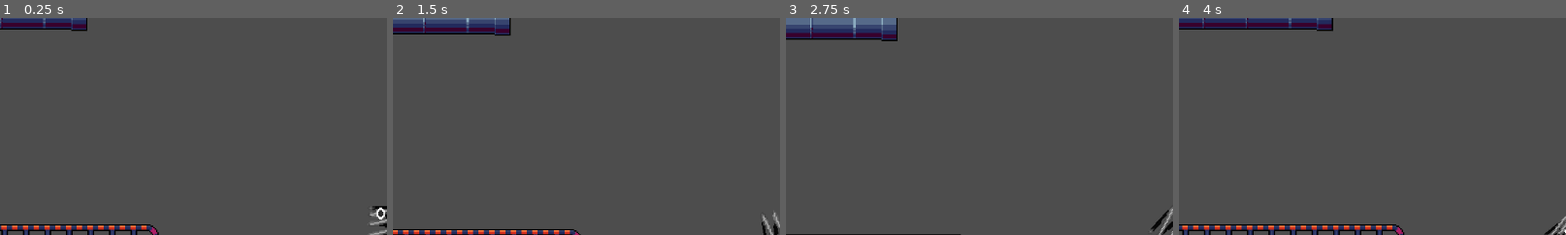
Above: before the commit, frames 1-4 (left to right).
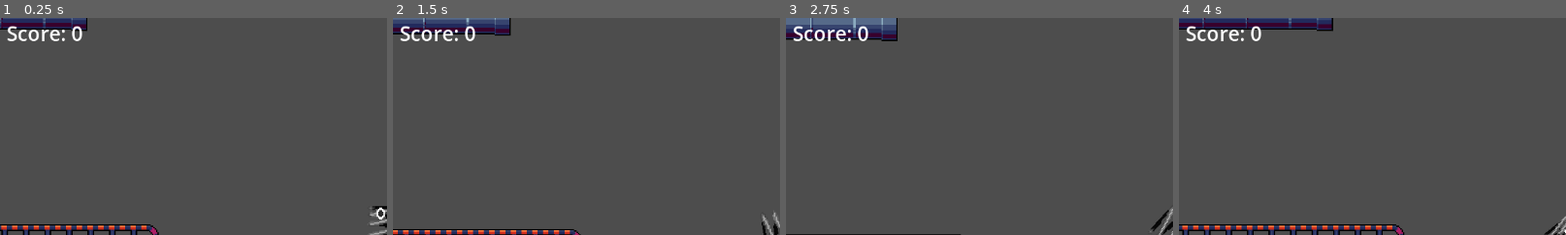
Above: after the commit, the same moments.

Repository: BenRoth0/Sprung
Game: Godot game, scene res://game.tscn
The game is run twice, just before and just after one commit, with the same random seed, the same clock (stepped at 60 frames per second) and the same inputs.
Inputs:
- Up to frame 1 (0.25 s): no input
- Up to frame 2 (1.5 s): hold Right (right) 0.53-1.28 s; tap Up (open, bound only after the commit) at 0.6 s; hold Left (left) from 1.28 s (still down); tap Space (compress) at 1.35 s
- Up to frame 3 (2.75 s): tap Up (open, bound only after the commit) at 1.55, 2.1 s; release Left (left) at 2.03 s; hold Right (right) from 2.03 s (still down)
- Up to frame 4 (4 s): tap Up (open, bound only after the commit) at 2.85, 3.8 s; release Right (right) at 3.53 s; hold Left (left) from 3.53 s (still down); hold Space (compress) from 3.53 s (still down)
The pictures show only the part of the screen within x 0-50%, y 1-51%; the shares and areas given below are measured in that part.

The runs differ from the first frame. In frame 1, 0.6% of the frame differs, in the area x 1-22%, y 3-11%; in frame 2, 0.6%; in frame 3, 0.6%; in frame 4, 0.6%.

Commit message:
Added openable objects and the HUD and GameManager autoloads.

Diff:
--- /dev/null
+++ b/Sprung/Autoload/game_manager.gd
@@ -0,0 +1,9 @@
+# GameManager.gd (autoloaded)
+extends Node;
+
+signal score_updated(new_score); # Tells any HUDs to update.
+var score:int = 0;
+
+func add_point():
+	score += 1;
+	emit_signal("score_updated", score);
--- /dev/null
+++ b/Sprung/Autoload/hud.gd
@@ -0,0 +1,9 @@
+extends CanvasLayer
+
+@onready var score: Label = %Score
+
+func _ready():
+	GameManager.score_updated.connect(update_score);
+
+func update_score(new_score):
+	score.text = "Score: " + str(new_score);
--- /dev/null
+++ b/Sprung/Autoload/hud.tscn
@@ -0,0 +1,19 @@
+[gd_scene load_steps=3 format=3 uid="uid://btwsr402vpxlk"]
+
+[ext_resource type="Script" uid="uid://cvqxv5gaxqsop" path="res://Autoload/hud.gd" id="1_pp0s8"]
+
+[sub_resource type="LabelSettings" id="LabelSettings_hifjx"]
+font_size = 30
+
+[node name="HUD" type="CanvasLayer"]
+script = ExtResource("1_pp0s8")
+
+[node name="Score" type="Label" parent="."]
+unique_name_in_owner = true
+offset_left = 10.0
+offset_top = 10.0
+offset_right = 61.0
+offset_bottom = 23.0
+text = "Score: 0"
+label_settings = SubResource("LabelSettings_hifjx")
+metadata/_edit_use_anchors_ = true
--- /dev/null
+++ b/Sprung/Factory/Openable/barrel.tres
@@ -0,0 +1,52 @@
+[gd_resource type="SpriteFrames" load_steps=9 format=3 uid="uid://du8r0hn5iwd28"]
+
+[ext_resource type="Texture2D" uid="uid://bsfg6nsicl1l0" path="res://Factory/3 Objects/Barrel3.png" id="1_s6gtq"]
+[ext_resource type="Texture2D" uid="uid://43mcvecphno" path="res://Factory/3 Objects/Barrel4.png" id="2_05iob"]
+[ext_resource type="Texture2D" uid="uid://biyonjhg7v3bh" path="res://Factory/3 Objects/Barrel1.png" id="3_ovxu6"]
+[ext_resource type="Texture2D" uid="uid://cqjoou11xu3g" path="res://Factory/3 Objects/Barrel2.png" id="4_d8h4r"]
+
+[sub_resource type="AtlasTexture" id="AtlasTexture_7x3ck"]
+atlas = ExtResource("1_s6gtq")
+region = Rect2(0, 0, 18, 26)
+
+[sub_resource type="AtlasTexture" id="AtlasTexture_vvpk2"]
+atlas = ExtResource("2_05iob")
+region = Rect2(0, 0, 18, 26)
+
+[sub_resource type="AtlasTexture" id="AtlasTexture_vqo61"]
+atlas = ExtResource("4_d8h4r")
+region = Rect2(0, 0, 18, 26)
+
+[sub_resource type="AtlasTexture" id="AtlasTexture_o46vb"]
+atlas = ExtResource("3_ovxu6")
+region = Rect2(0, 0, 18, 26)
+
+[resource]
+animations = [{
+"frames": [{
+"duration": 1.0,
+"texture": SubResource("AtlasTexture_7x3ck")
+}, {
+"duration": 1.0,
+"texture": SubResource("AtlasTexture_vvpk2")
+}],
+"loop": true,
+"name": &"broken",
+"speed": 5.0
+}, {
+"frames": [{
+"duration": 1.0,
+"texture": SubResource("AtlasTexture_vqo61")
+}],
+"loop": true,
+"name": &"closed",
+"speed": 5.0
+}, {
+"frames": [{
+"duration": 1.0,
+"texture": SubResource("AtlasTexture_o46vb")
+}],
+"loop": true,
+"name": &"open",
+"speed": 5.0
+}]
--- /dev/null
+++ b/Sprung/Factory/Openable/box.tres
@@ -0,0 +1,52 @@
+[gd_resource type="SpriteFrames" load_steps=9 format=3 uid="uid://blm688h45f6f"]
+
+[ext_resource type="Texture2D" uid="uid://cjylss7ojeagt" path="res://Factory/3 Objects/Box6.png" id="1_tup8x"]
+[ext_resource type="Texture2D" uid="uid://cmm5atknet63s" path="res://Factory/3 Objects/Box7.png" id="2_ojy43"]
+[ext_resource type="Texture2D" uid="uid://s54dgnih1rjo" path="res://Factory/3 Objects/Box3.png" id="3_3onns"]
+[ext_resource type="Texture2D" uid="uid://djyr8jvag2atd" path="res://Factory/3 Objects/Box5.png" id="4_jhkax"]
+
+[sub_resource type="AtlasTexture" id="AtlasTexture_gtn7o"]
+atlas = ExtResource("1_tup8x")
+region = Rect2(0, 0, 32, 32)
+
+[sub_resource type="AtlasTexture" id="AtlasTexture_q56oy"]
+atlas = ExtResource("2_ojy43")
+region = Rect2(0, 0, 32, 32)
+
+[sub_resource type="AtlasTexture" id="AtlasTexture_26kg4"]
+atlas = ExtResource("3_3onns")
+region = Rect2(0, 0, 32, 32)
+
+[sub_resource type="AtlasTexture" id="AtlasTexture_rqirj"]
+atlas = ExtResource("4_jhkax")
+region = Rect2(0, 0, 32, 32)
+
+[resource]
+animations = [{
+"frames": [{
+"duration": 1.0,
+"texture": SubResource("AtlasTexture_gtn7o")
+}, {
+"duration": 1.0,
+"texture": SubResource("AtlasTexture_q56oy")
+}],
+"loop": false,
+"name": &"broken",
+"speed": 5.0
+}, {
+"frames": [{
+"duration": 1.0,
+"texture": SubResource("AtlasTexture_26kg4")
+}],
+"loop": true,
+"name": &"closed",
+"speed": 5.0
+}, {
+"frames": [{
+"duration": 1.0,
+"texture": SubResource("AtlasTexture_rqirj")
+}],
+"loop": true,
+"name": &"open",
+"speed": 5.0
+}]
--- a/Sprung/game.tscn
+++ b/Sprung/game.tscn
@@ -1,5 +1,6 @@
-[gd_scene load_steps=167 format=4 uid="uid://d2mu4xc7h2c1c"]
-
+[gd_scene load_steps=163 format=4 uid="uid://d2mu4xc7h2c1c"]
+
+[ext_resource type="Script" uid="uid://rxt15nipjdl7" path="res://Autoload/game_manager.gd" id="1_66xay"]
 [ext_resource type="Texture2D" uid="uid://btwar7a8yffp5" path="res://Factory/1 Tiles/IndustrialTile_02.png" id="2_0s2o4"]
 [ext_resource type="PackedScene" uid="uid://ddumuctkhmk3y" path="res://spring.tscn" id="2_e2o6t"]
 [ext_resource type="Texture2D" uid="uid://bmv3uxl3y5tfu" path="res://Factory/1 Tiles/IndustrialTile_03.png" id="3_4mai8"]
@@ -40,10 +41,6 @@
 [ext_resource type="Texture2D" uid="uid://cv0i6o6t71n5x" path="res://Factory/1 Tiles/IndustrialTile_79.png" id="38_wys8s"]
 [ext_resource type="Texture2D" uid="uid://b66yna8b11rfi" path="res://Factory/3 Objects/0.png" id="39_qw5ky"]
 [ext_resource type="Texture2D" uid="uid://og0odhxn0dox" path="res://Factory/3 Objects/1.png" id="40_vbt48"]
-[ext_resource type="Texture2D" uid="uid://biyonjhg7v3bh" path="res://Factory/3 Objects/Barrel1.png" id="41_mcyeq"]
-[ext_resource type="Texture2D" uid="uid://cqjoou11xu3g" path="res://Factory/3 Objects/Barrel2.png" id="42_g8r2m"]
-[ext_resource type="Texture2D" uid="uid://bsfg6nsicl1l0" path="res://Factory/3 Objects/Barrel3.png" id="43_08xsp"]
-[ext_resource type="Texture2D" uid="uid://43mcvecphno" path="res://Factory/3 Objects/Barrel4.png" id="44_m03w6"]
 [ext_resource type="Texture2D" uid="uid://cexn7c083iws" path="res://Factory/3 Objects/Bench.png" id="45_end4x"]
 [ext_resource type="Texture2D" uid="uid://cs10oe4sb3e0j" path="res://Factory/3 Objects/Board1.png" id="46_d3lbn"]
 [ext_resource type="Texture2D" uid="uid://ddx1xvymu523q" path="res://Factory/3 Objects/Board2.png" id="47_0cg25"]
@@ -79,8 +76,11 @@
 [ext_resource type="Texture2D" uid="uid://dkfljgokgjdyq" path="res://Factory/3 Objects/Pointer2.png" id="77_px3hy"]
 [ext_resource type="Texture2D" uid="uid://bdlbbxeqnykpf" path="res://Factory/3 Objects/5.png" id="78_8f8qe"]
 [ext_resource type="Texture2D" uid="uid://buc2geuctko3a" path="res://Factory/3 Objects/6.png" id="79_ke0um"]
+[ext_resource type="PackedScene" uid="uid://dw082wvvtiqpb" path="res://openable.tscn" id="79_svdf4"]
+[ext_resource type="SpriteFrames" uid="uid://blm688h45f6f" path="res://Factory/Openable/box.tres" id="80_lh772"]
 [ext_resource type="Texture2D" uid="uid://c8k5xdtivrmwx" path="res://Factory/3 Objects/7.png" id="80_o3erk"]
 [ext_resource type="Texture2D" uid="uid://bliyrwmuaeke7" path="res://Factory/3 Objects/8.png" id="81_8vmfi"]
+[ext_resource type="SpriteFrames" uid="uid://du8r0hn5iwd28" path="res://Factory/Openable/barrel.tres" id="82_0s2o4"]
 [ext_resource type="Texture2D" uid="uid://cbux6wxv4mppl" path="res://Factory/3 Objects/9.png" id="82_u8w2r"]
 
 [sub_resource type="WorldBoundaryShape2D" id="WorldBoundaryShape2D_7jktm"]
@@ -334,32 +334,19 @@
 
 [sub_resource type="TileSetAtlasSource" id="TileSetAtlasSource_asx6p"]
 texture = ExtResource("39_qw5ky")
+margins = Vector2i(0, 3)
 texture_region_size = Vector2i(32, 32)
 0:0/0 = 0
 
 [sub_resource type="TileSetAtlasSource" id="TileSetAtlasSource_fcb4t"]
 texture = ExtResource("40_vbt48")
-texture_region_size = Vector2i(32, 32)
-0:0/0 = 0
-
-[sub_resource type="TileSetAtlasSource" id="TileSetAtlasSource_q587k"]
-texture = ExtResource("41_mcyeq")
-texture_region_size = Vector2i(32, 32)
-
-[sub_resource type="TileSetAtlasSource" id="TileSetAtlasSource_gu6w2"]
-texture = ExtResource("42_g8r2m")
-texture_region_size = Vector2i(32, 32)
-
-[sub_resource type="TileSetAtlasSource" id="TileSetAtlasSource_efwct"]
-texture = ExtResource("43_08xsp")
-texture_region_size = Vector2i(32, 32)
-
-[sub_resource type="TileSetAtlasSource" id="TileSetAtlasSource_5370x"]
-texture = ExtResource("44_m03w6")
-texture_region_size = Vector2i(32, 32)
+margins = Vector2i(0, 3)
+texture_region_size = Vector2i(32, 32)
+0:0/0 = 0
 
 [sub_resource type="TileSetAtlasSource" id="TileSetAtlasSource_jrysx"]
 texture = ExtResource("45_end4x")
+margins = Vector2i(0, 4)
 texture_region_size = Vector2i(32, 32)
 0:0/0 = 0
 
@@ -390,6 +377,7 @@
 
 [sub_resource type="TileSetAtlasSource" id="TileSetAtlasSource_14k7c"]
 texture = ExtResource("51_5i2ov")
+margins = Vector2i(0, 3)
 texture_region_size = Vector2i(32, 32)
 0:0/0 = 0
 
@@ -425,6 +413,7 @@
 
 [sub_resource type="TileSetAtlasSource" id="TileSetAtlasSource_qje4k"]
 texture = ExtResource("58_lmtqe")
+margins = Vector2i(0, 4)
 texture_region_size = Vector2i(32, 32)
 0:0/0 = 0
 
@@ -445,21 +434,25 @@
 
 [sub_resource type="TileSetAtlasSource" id="TileSetAtlasSource_g7tu2"]
 texture = ExtResource("62_74iwm")
+margins = Vector2i(0, 3)
 texture_region_size = Vector2i(32, 32)
 0:0/0 = 0
 
 [sub_resource type="TileSetAtlasSource" id="TileSetAtlasSource_a7oj8"]
 texture = ExtResource("63_vuo27")
+margins = Vector2i(0, 4)
 texture_region_size = Vector2i(32, 32)
 0:0/0 = 0
 
 [sub_resource type="TileSetAtlasSource" id="TileSetAtlasSource_amry1"]
 texture = ExtResource("64_h17um")
+margins = Vector2i(0, 4)
 texture_region_size = Vector2i(32, 32)
 0:0/0 = 0
 
 [sub_resource type="TileSetAtlasSource" id="TileSetAtlasSource_svbav"]
 texture = ExtResource("65_j7epm")
+margins = Vector2i(0, 4)
 texture_region_size = Vector2i(32, 32)
 0:0/0 = 0
 
@@ -501,6 +494,7 @@
 
 [sub_resource type="TileSetAtlasSource" id="TileSetAtlasSource_v5or7"]
 texture = ExtResource("73_8seav")
+margins = Vector2i(0, 3)
 texture_region_size = Vector2i(32, 32)
 0:0/0 = 0
 
@@ -511,6 +505,7 @@
 
 [sub_resource type="TileSetAtlasSource" id="TileSetAtlasSource_nx0kh"]
 texture = ExtResource("75_bva1w")
+margins = Vector2i(0, 4)
 texture_region_size = Vector2i(32, 32)
 0:0/0 = 0
 
@@ -526,26 +521,31 @@
 
 [sub_resource type="TileSetAtlasSource" id="TileSetAtlasSource_qdb6p"]
 texture = ExtResource("78_8f8qe")
+margins = Vector2i(0, 3)
 texture_region_size = Vector2i(32, 32)
 0:0/0 = 0
 
 [sub_resource type="TileSetAtlasSource" id="TileSetAtlasSource_digpy"]
 texture = ExtResource("79_ke0um")
+margins = Vector2i(0, 3)
 texture_region_size = Vector2i(32, 32)
 0:0/0 = 0
 
 [sub_resource type="TileSetAtlasSource" id="TileSetAtlasSource_7qp31"]
 texture = ExtResource("80_o3erk")
+margins = Vector2i(0, 3)
 texture_region_size = Vector2i(32, 32)
 0:0/0 = 0
 
 [sub_resource type="TileSetAtlasSource" id="TileSetAtlasSource_p7wln"]
 texture = ExtResource("81_8vmfi")
+margins = Vector2i(0, 3)
 texture_region_size = Vector2i(32, 32)
 0:0/0 = 0
 
 [sub_resource type="TileSetAtlasSource" id="TileSetAtlasSource_3pogu"]
 texture = ExtResource("82_u8w2r")
+margins = Vector2i(0, 3)
 texture_region_size = Vector2i(32, 32)
 0:0/0 = 0
 
@@ -561,10 +561,6 @@
 sources/7 = SubResource("TileSetAtlasSource_7qp31")
 sources/8 = SubResource("TileSetAtlasSource_p7wln")
 sources/9 = SubResource("TileSetAtlasSource_3pogu")
-sources/10 = SubResource("TileSetAtlasSource_q587k")
-sources/11 = SubResource("TileSetAtlasSource_gu6w2")
-sources/12 = SubResource("TileSetAtlasSource_efwct")
-sources/13 = SubResource("TileSetAtlasSource_5370x")
 sources/14 = SubResource("TileSetAtlasSource_jrysx")
 sources/15 = SubResource("TileSetAtlasSource_vsl7k")
 sources/16 = SubResource("TileSetAtlasSource_3dopg")
@@ -597,6 +593,7 @@
 sources/43 = SubResource("TileSetAtlasSource_vtlbm")
 
 [node name="Game" type="Node2D"]
+script = ExtResource("1_66xay")
 
 [node name="WorldBoundaryBottom" type="StaticBody2D" parent="."]
 position = Vector2(-1, 162)
@@ -648,5 +645,20 @@
 tile_set = SubResource("TileSet_0xutx")
 
 [node name="TileMapLayer2" type="TileMapLayer" parent="."]
-tile_map_data = PackedByteArray("AAAQAPz/KAAAAAAAAAAHAP//IgA …(207 unchanged characters)… AAAAAAAAD0////GwAAAAAAAAAMAPn/GQAAAAAAAADv////FAAAAAAAAAAPAPz/DgAAAAAAAADw////KwAAAAAAAAA=")
+tile_map_data = PackedByteArray("AAAQAPz/KAAAAAAAAAAHAP//IgA …(207 unchanged characters)… AAAAAAAAD0////GwAAAAAAAAAMAPn/GQAAAAAAAAAPAPz/DgAAAAAAAADw////KwAAAAAAAAA=")
 tile_set = SubResource("TileSet_c537f")
+
+[node name="Openable" parent="." instance=ExtResource("79_svdf4")]
+position = Vector2(-524, -16)
+sprite_frames = ExtResource("80_lh772")
+initial_state = 1
+
+[node name="Openable2" parent="." instance=ExtResource("79_svdf4")]
+position = Vector2(420, -112)
+sprite_frames = ExtResource("80_lh772")
+initial_state = 1
+
+[node name="Openable3" parent="." instance=ExtResource("79_svdf4")]
+position = Vector2(127, -367)
+sprite_frames = ExtResource("82_0s2o4")
+initial_state = 1
--- /dev/null
+++ b/Sprung/openable.gd
@@ -0,0 +1,48 @@
+class_name Openable;
+extends Node2D;
+# So different looks can be applied. Should have the open, closed, and broken animations.
+@export var sprite_frames: SpriteFrames
+@export var initial_state:State;
+# Internal state
+enum State { # each state animation needs to be named exactly the same as the state.
+	open,
+	closed,
+	broken
+}
+var cur_state:State;
+var player_in_area:bool=false;
+# Child nodes.
+@onready var animated_sprite: AnimatedSprite2D = $AnimatedSprite2D
+
+func _ready() -> void:
+	animated_sprite.frames = sprite_frames;
+	Transition_To(initial_state);
+
+# Called every frame. 'delta' is the elapsed time since the previous frame.
+func _process(_delta: float) -> void:
+	match(cur_state):
+		State.open:
+			return;
+		State.closed:
+			if player_in_area and Input.is_action_just_released("open"):
+				GameManager.add_point();
+				Transition_To(State.open);
+		State.broken:
+			return;
+
+func Transition_To(new_state:State):
+	if new_state == cur_state:
+		return; # If it ain't broke, don't fix it.
+	cur_state = new_state;
+	#play animation if it exists
+	if not State.keys()[cur_state] in animated_sprite.sprite_frames.get_animation_names():
+		return;
+	animated_sprite.play(State.keys()[cur_state]);
+
+func _on_area_2d_body_entered(body: Node2D) -> void:
+	if body.is_in_group("player"):
+		player_in_area = true;
+
+func _on_area_2d_body_exited(body: Node2D) -> void:
+	if body.is_in_group("player"):
+		player_in_area = false;
--- /dev/null
+++ b/Sprung/openable.tscn
@@ -0,0 +1,22 @@
+[gd_scene load_steps=4 format=3 uid="uid://dw082wvvtiqpb"]
+
+[ext_resource type="Script" uid="uid://c67ys4tinfudq" path="res://openable.gd" id="1_iwmsm"]
+[ext_resource type="SpriteFrames" uid="uid://blm688h45f6f" path="res://Factory/Openable/box.tres" id="2_j70gu"]
+
+[sub_resource type="CircleShape2D" id="CircleShape2D_24p7b"]
+radius = 39.0
+
+[node name="Openable" type="Node2D"]
+script = ExtResource("1_iwmsm")
+
+[node name="AnimatedSprite2D" type="AnimatedSprite2D" parent="."]
+sprite_frames = ExtResource("2_j70gu")
+animation = &"closed"
+
+[node name="Area2D" type="Area2D" parent="."]
+
+[node name="CollisionShape2D" type="CollisionShape2D" parent="Area2D"]
+shape = SubResource("CircleShape2D_24p7b")
+
+[connection signal="body_entered" from="Area2D" to="." method="_on_area_2d_body_entered"]
+[connection signal="body_exited" from="Area2D" to="." method="_on_area_2d_body_exited"]
--- a/Sprung/project.godot
+++ b/Sprung/project.godot
@@ -14,6 +14,11 @@
 run/main_scene="uid://d2mu4xc7h2c1c"
 config/features=PackedStringArray("4.4", "GL Compatibility")
 config/icon="res://icon.svg"
+
+[autoload]
+
+GameManager="*res://Autoload/game_manager.gd"
+HUD="*res://Autoload/hud.tscn"
 
 [dotnet]
 
@@ -36,6 +41,11 @@
 "events": [Object(InputEventKey,"resource_local_to_scene":false,"resource_name":"","device":-1,"window_id":0,"alt_press …(195 unchanged characters)…
 ]
 }
+open={
+"deadzone": 0.2,
+"events": [Object(InputEventKey,"resource_local_to_scene":false,"resource_name":"","device":-1,"window_id":0,"alt_pressed":false,"shift_pressed":false,"ctrl_pressed":false,"meta_pressed":false,"pressed":false,"keycode":0,"physical_keycode":4194320,"key_label":0,"unicode":0,"location":0,"echo":false,"script":null)
+]
+}
 
 [rendering]
 
--- a/Sprung/spring.gd
+++ b/Sprung/spring.gd
@@ -14,6 +14,7 @@
 func _ready():
 	sleeping   = false
 	start_pos  = position
+	add_to_group("player"); # For easy collision checks.
 
 func _process(delta):
 	pass#if Input.is_action_pressed("compress") and compressed == false:
Not shown, added: Sprung/Autoload/game_manager.gd.uid
Not shown, added: Sprung/Autoload/hud.gd.uid
Not shown, added: Sprung/openable.gd.uid
